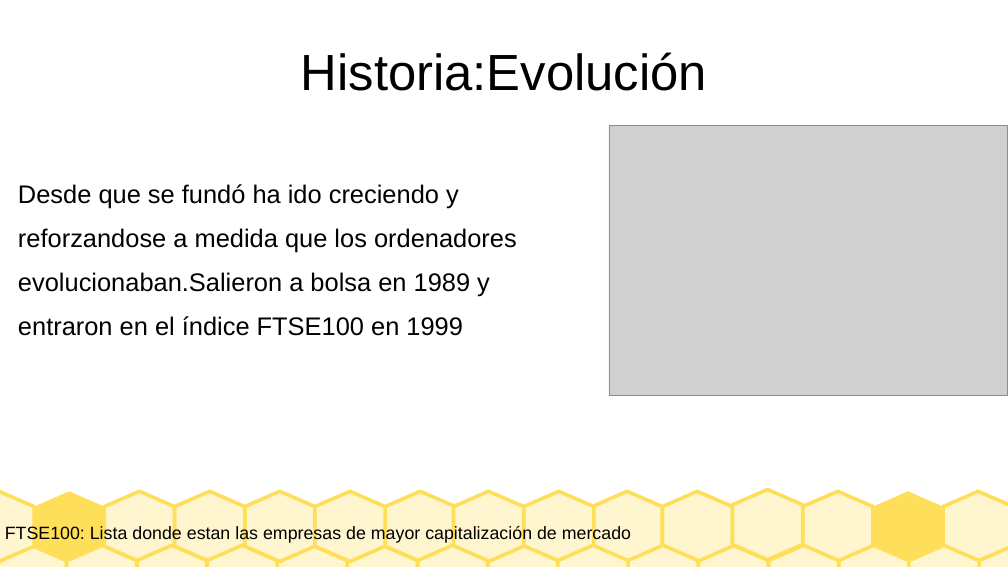
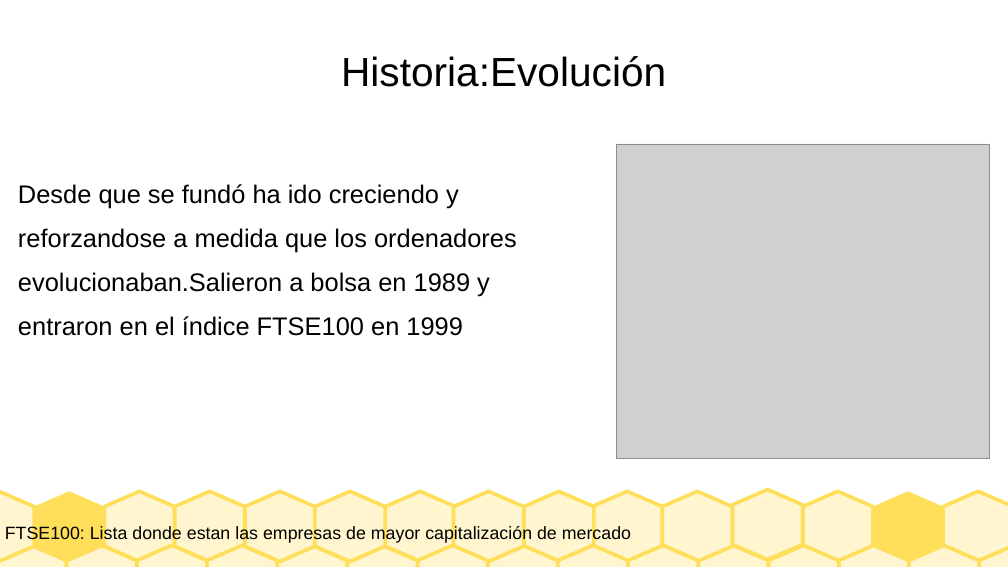
Before and after one commit to Borja-68/asignaturas, a slide deck: slide 4 of sistemas empresa/Presentacion_SAGE.odp. Drawn at 1008x567 pixels with LibreOffice and Linux fonts; fonts in the diff are those of the drawing; grey boxes stand for pictures. Boxes give left, top, right and bottom in pixels: in the first picture for what was removed or moved away, otherwise in the second. Text is boxed around its words. In the diff, an @@ line names an element or a change of style, - is before the commit and + after.

```diff
--- a/sistemas empresa/Presentacion_SAGE.odp
+++ b/sistemas empresa/Presentacion_SAGE.odp
@@ title "Historia:Evolución" at (341, 56, 666, 87): size 40 to 32 pt @@
@@ picture: place and size @@
-picture at (609, 126, 1008, 396)
+picture at (617, 144, 990, 458)
```
Also in this commit, not shown: 8 other slides changed, 5 slides added, 2 other files.
